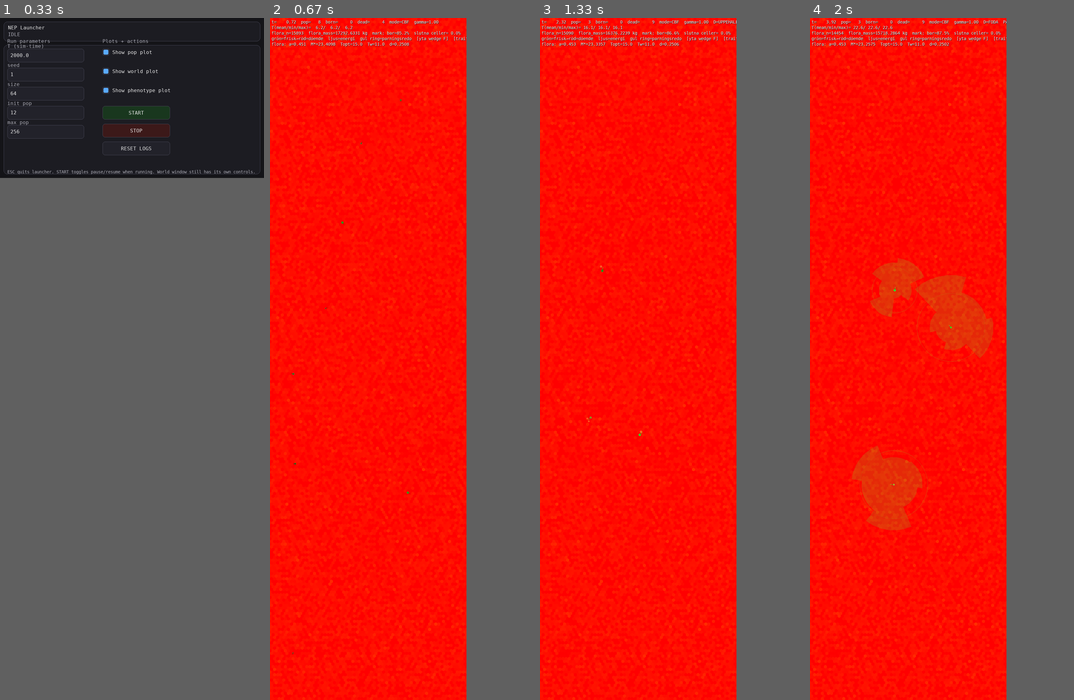
Above: before the commit, frames 1-4 (left to right).
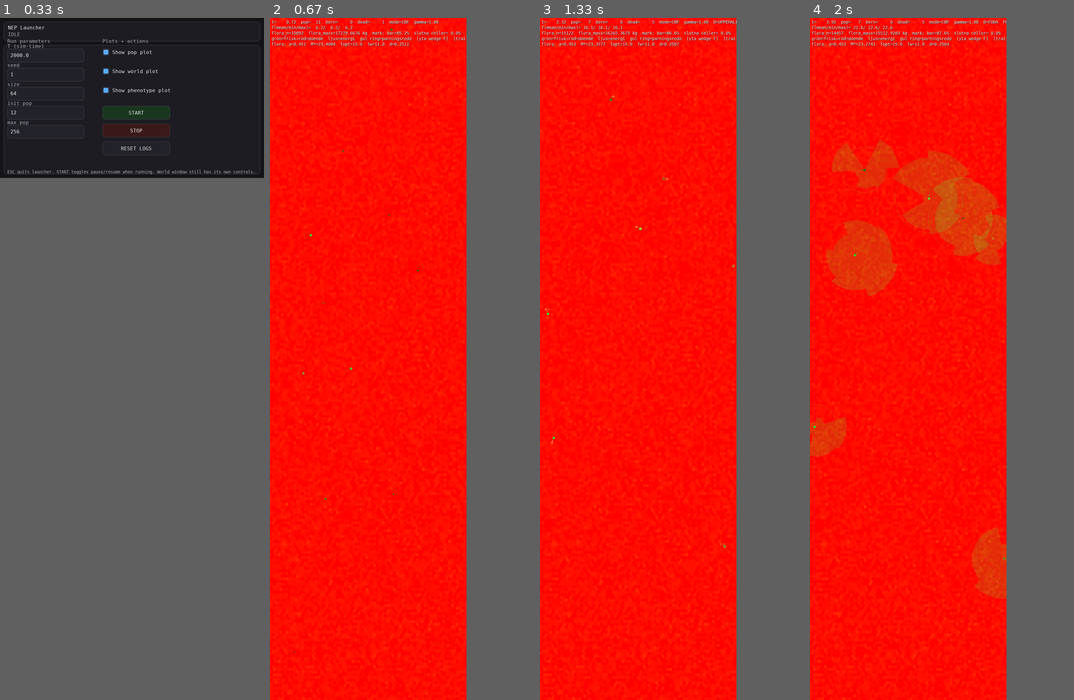
Above: after the commit, the same moments.

Repository: JoakimStorck/nep-process
Game: pygame game, started from nep_gui_launcher.py
The game is run twice, just before and just after one commit, with the same random seed, the same clock (stepped at 60 frames per second) and the same inputs.
Inputs (mouse positions are in pixels of both pictures, inside the frame that each line leads up to):
- Up to frame 1 (0.33 s): no input
- Up to frame 2 (0.67 s): click "START" at 0.38 s
- Up to frame 3 (1.33 s): hold D 0.67-1.13 s; move the mouse to (685, 461) at 0.7 s; hold W from 1.17 s (still down); move the mouse to (706, 440) at 1.2 s; tap Space at 1.23 s
- Up to frame 4 (2 s): release W at 1.47 s; hold D 1.5-1.97 s; move the mouse to (926, 181) at 1.53 s; tap Space at 1.57, 1.87 s

Frame 1 is identical in both runs. In frame 2, 0.1% of the frame differs, in the area x 8-57%, y 0-94%; in frame 3, 0.2%; in frame 4, 14%, in the area x 0-75%, y 0-100%.

Commit message:
0212: den metaboliska värmen värmer kroppen
Termoregleringen betalade hela värmeförlusten K·(Tb_set − Tenv) ovanpå
basal, beräkning, sensing och rörelse, fast den energin blir värme i
kroppen; termoposten var 0,6–1,2 × basal (revisionen M1). Nu täcker den
metaboliska värmen behovet först och bara det som fattas produceras
särskilt; temperaturekvationen får båda som tillförsel, så kroppen
hålls vid börvärdet som förut. Den nedre kritiska temperaturen blir
~5 °C vid 2 kg. Överskottsvärme avges fritt som förut, och byggarbetets
värme ingår inte — båda uttalade i koden.

Utfall, tre frön, HEAD mot 0212: termo/basal 0,50–0,53 → 0,02–0,03 i
f6-256 och 0,32–0,37 → 0,00–0,01 i liten6. Faunan lever längre i fem av
sex jämförelser — f6-256 utdöd vid månad 19–22 mot levande vid 24 i alla
tre frön, 1,4–1,7 gånger fler djurmånader; liten6 månad 11 mot 20–23 i
de typiska fröna — men bär sig inte: beståndet krymper överallt.
isolering_max och isolering_halv är inte omprövade.

Co-Authored-By: Claude Opus 5 <noreply@anthropic.com>

Diff:
--- a/agent.py
+++ b/agent.py
@@ -1935,7 +1935,24 @@
         Cth = max(1e-9, _heatcap * M_eff)
 
         P_need = max(0.0, K * (_Tb_set - Tenv)) if Tb < _Tb_set else 0.0
-        P_gen  = min(P_need, _thermo_Pmax * M_eff)
+
+        # **Den metaboliska värmen täcker först (0212).** Basal, beräkning,
+        # sensing och rörelse blir värme i kroppen; bara det som fattas mot
+        # värmeförlusten behöver produceras särskilt. Tidigare betalades hela
+        # `K·(Tb_set − Tenv)` ovanpå, och värmen från ämnesomsättningen
+        # försvann — termoposten var 0,6–1,2 × basal vid 15 till −5 °C
+        # (revisionen, M1). Med den här bokföringen ligger den nedre kritiska
+        # temperaturen där basalvärmen möter förlusten, ~5 °C vid 2 kg.
+        #
+        # Överskottsvärme avges fritt, som den i praktiken gjorde förut:
+        # modellen har ännu inget övre regleringssvar, och kroppen hålls vid
+        # börvärdet. Avgivningen blir en vattenkostnad när vätskebalansen
+        # finns (docs/sammansattning-och-vatten.md). Byggarbetets värme räknas
+        # senare i steget och ingår inte här.
+        P_met = ((out_basal + out_compute + out_sense + out_loco) / dt
+                 if dt > 0.0 else 0.0)
+        P_met_used = P_met if P_met < P_need else P_need
+        P_gen  = min(P_need - P_met_used, _thermo_Pmax * M_eff)
 
         out_thermo = dt * P_gen
 
@@ -1946,9 +1963,9 @@
         # klass av fel som den newtonska rörelsedynamiken, där relaxationen
         # mot terminalhastighet också är mycket kortare än tidssteget.
         #
-        # Lösningen på dT/dt = (P_gen - K·(T - Tenv))/Cth är exakt för
+        # Lösningen på dT/dt = (P_gen + P_met_used - K·(T - Tenv))/Cth är exakt för
         # konstant P_gen över steget och ovillkorligt stabil.
-        T_inf = Tenv + (P_gen / K if K > 1e-30 else 0.0)
+        T_inf = Tenv + ((P_gen + P_met_used) / K if K > 1e-30 else 0.0)
         decay = math.exp(-K * dt / Cth) if Cth > 1e-30 else 0.0
         self.Tb = T_inf + (Tb - T_inf) * decay
 
Not shown, changed: TODO.md
